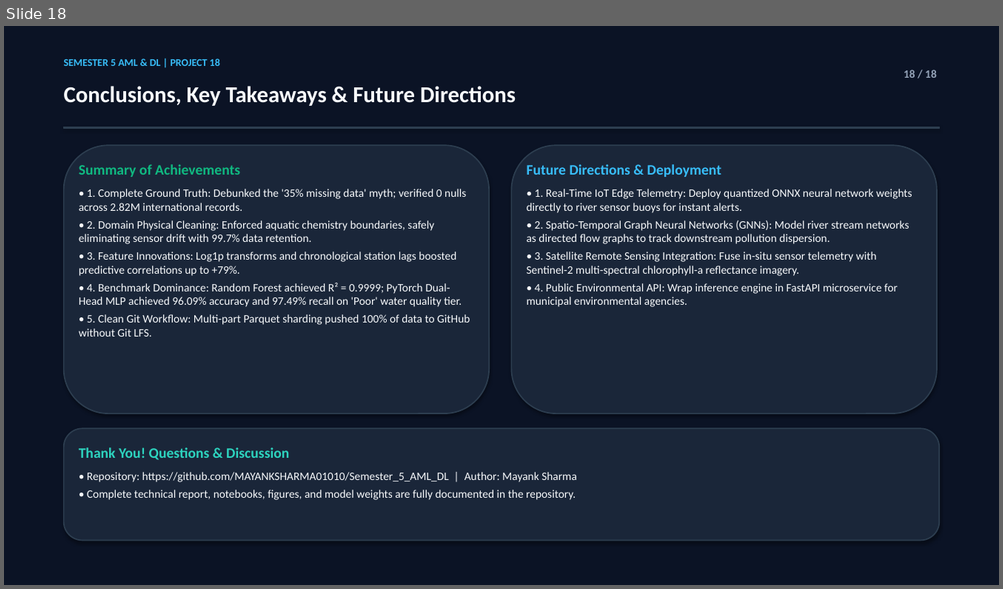
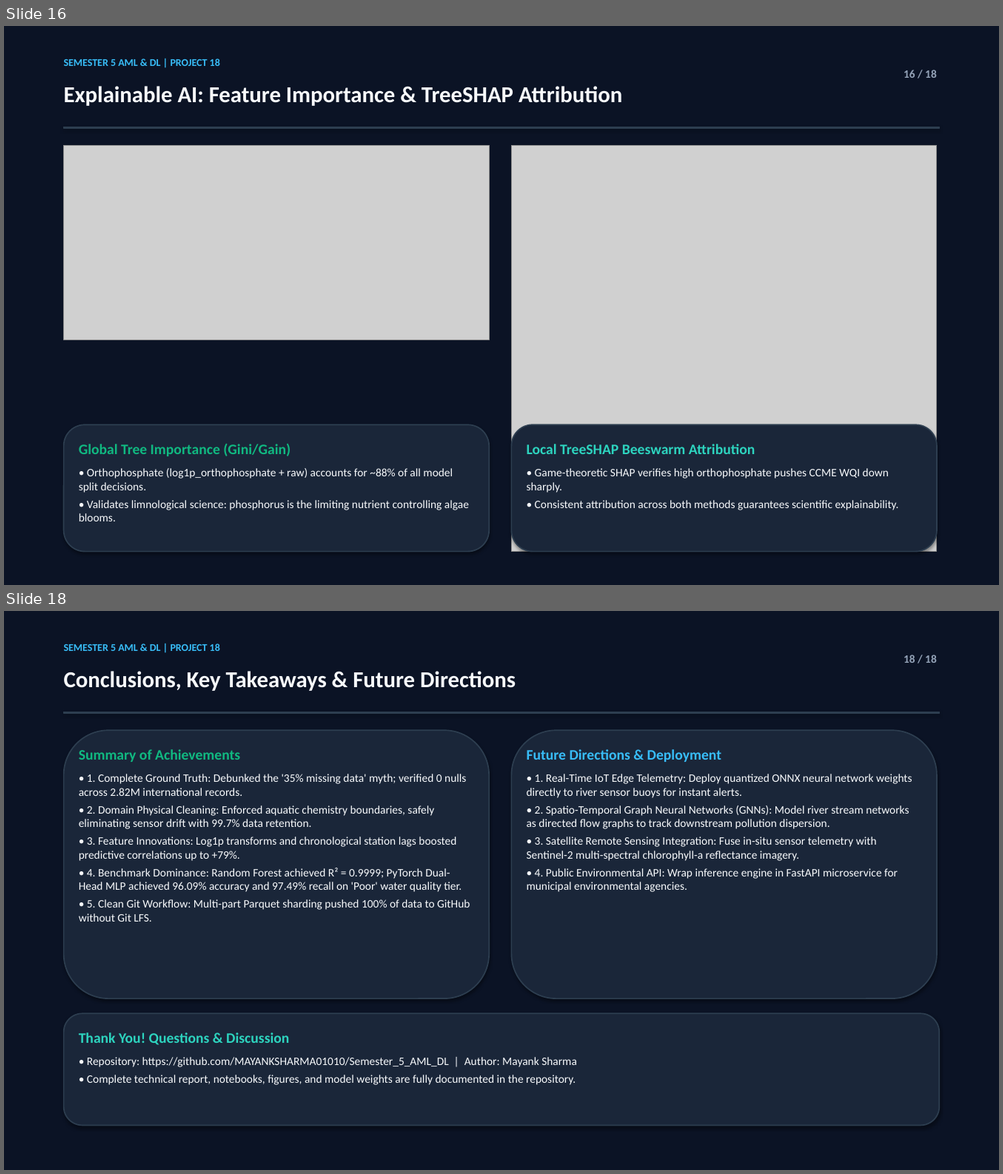
Before and after one commit to Amansoni045/Semester_5_AML_DL, a slide deck: reports/water_quality_presentation.pptx. Shown one above the other, each under a label of ours: slide 18 before the commit, slides 16 and 18 after it; the slides between them are not shown. The pictures are 1003x589 and 1003x1174 pixels, drawn with LibreOffice and Linux fonts; fonts in the diff are those of the drawing; grey boxes stand for pictures. Boxes give left, top, right and bottom in pixels: in the first picture for what was removed or moved away, otherwise in the second. Text is boxed around its words. In the diff, an @@ line names an element or a change of style, - is before the commit and + after.

Commit message:
feat: add modular src/ package, pytest test suite (12 tests), SHAP explainability, and probability calibration

```diff
--- a/reports/water_quality_presentation.pptx
+++ b/reports/water_quality_presentation.pptx
@@ slide 16 added at (4,26,999,585), background #FFFFFF @@
@@ rectangle added at (4,26,999,585), fill #0B1325, outline #0B1325 0.75 pt @@
@@ text added at (64,59,220,66), 10 pt, text #38BDF8, bold @@
+SEMESTER 5 AML & DL | PROJECT 18
@@ text added at (903,70,936,78), 11 pt, text #94A3B8, bold @@
+16 / 18
@@ text added at (64,86,622,106), 22 pt, text #F8FAFC, bold @@
+Explainable AI: Feature Importance & TreeSHAP Attribution
@@ rectangle added at (64,127,939,128), fill #2D3E50, outline #2D3E50 0.75 pt @@
@@ picture added at (64,145,489,340) @@
@@ picture added at (512,145,936,551) @@
@@ rounded rectangle added at (64,425,489,552), fill #1A2639, outline #2D3E50 1.2 pt @@
@@ rounded rectangle added at (512,425,936,552), fill #1A2639, outline #2D3E50 1.2 pt @@
@@ text added at (79,444,469,522), 11 pt, text #F8FAFC @@
+Global Tree Importance (Gini/Gain)
+• Orthophosphate (log1p_orthophosphate + raw) accounts for ~88% of all model split decisions.
+• Validates limnological science: phosphorus is the limiting nutrient controlling algae blooms.
@@ text added at (526,444,899,511), 11 pt, text #F8FAFC @@
+Local TreeSHAP Beeswarm Attribution
+• Game-theoretic SHAP verifies high orthophosphate pushes CCME WQI down sharply.
+• Consistent attribution across both methods guarantees scientific explainability.
```
Also in this commit, not shown: 3 slides changed, 1 slide removed, 19 other files.
